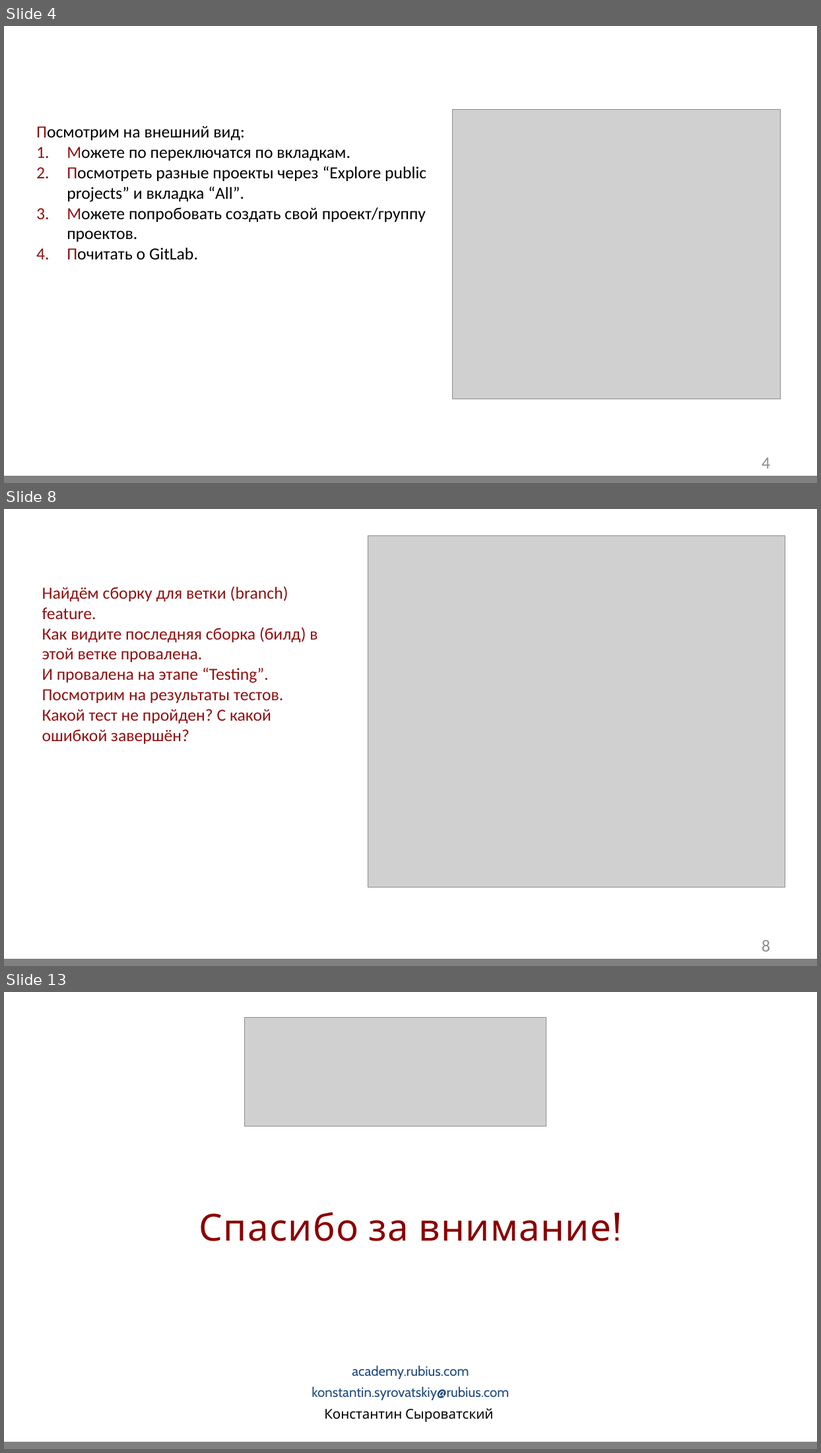
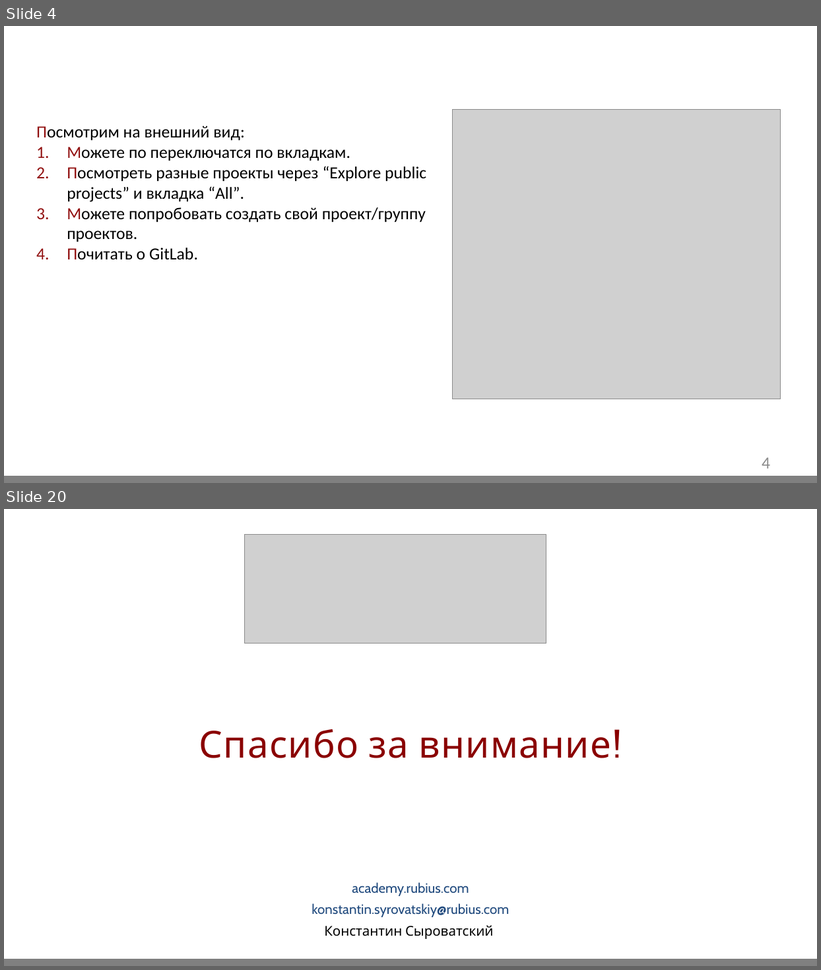
Before and after one commit to GidMaster/qa-courses, a slide deck: Home work.pptx. Shown one above the other, each under a label of ours: slides 4, 8 and 13 before the commit, slides 4 and 20 after it; the slides between them are not shown. The pictures are 821x1453 and 821x970 pixels, drawn with LibreOffice and Linux fonts; fonts in the diff are those of the drawing; grey boxes stand for pictures; background and template pictures are left out. Boxes give left, top, right and bottom in pixels: in the first picture for what was removed or moved away, otherwise in the second. Text is boxed around its words. In the diff, an @@ line names an element or a change of style, - is before the commit and + after.

```diff
--- a/Home work.pptx
+++ b/Home work.pptx
@@ slide 8 removed at <box>4,509,817,966</box>, background #FFFFFF; not listed: 2 template elements that a slide beside it also shows @@
@@ picture removed at <box>368,536,785,887</box> @@
@@ text removed at <box>42,586,318,744</box> @@
-Найдём сборку для ветки (branch) feature.
-Как видите последняя сборка (билд) в этой ветке провалена.
-И провалена на этапе “Testing”. Посмотрим на результаты тестов.
-Какой тест не пройден? С какой ошибкой завершён?
@@ page number removed at <box>762,940,770,952</box> @@
-8
@@ what was slide 13 is now slide 20 @@
```
Also in this commit, not shown: 4 slides changed, 12 slides added, 5 other slides removed, 1 other file.
